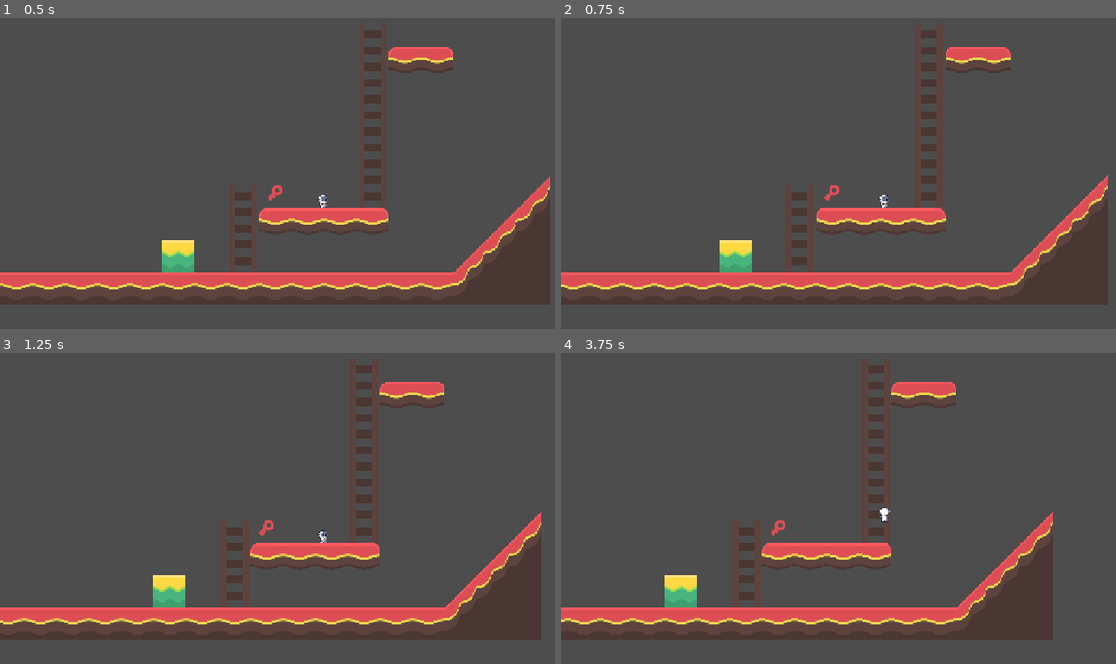
Above: before the commit, frames 1-4 (two rows, left to right).
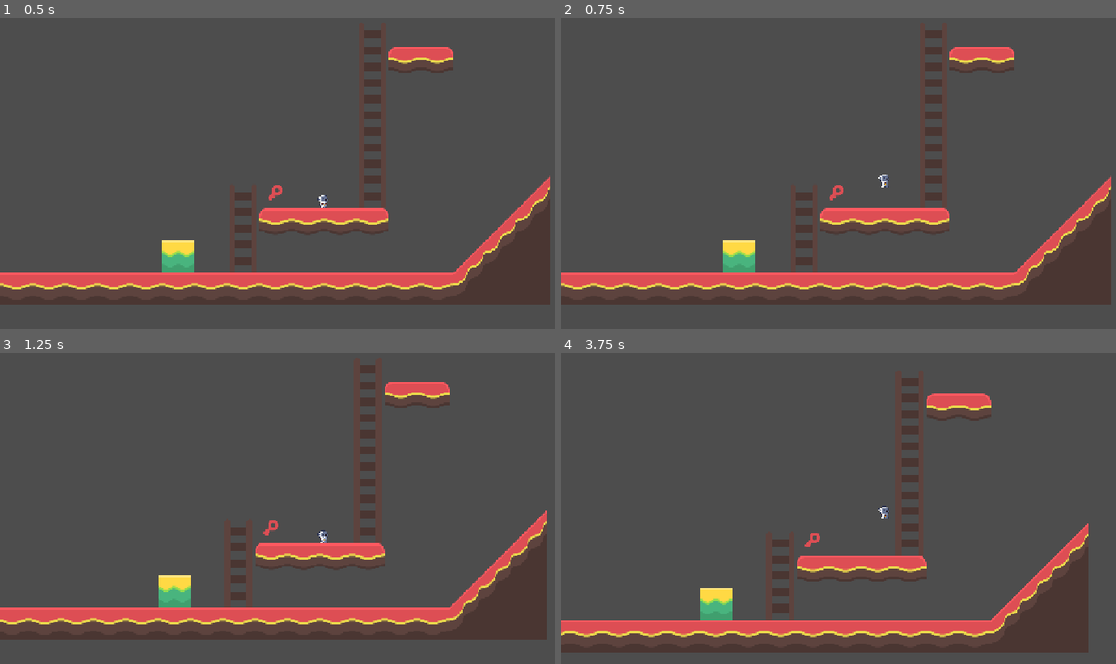
Above: after the commit, the same moments.

Repository: Fantasiel/GameJam25
Game: Godot game, scene res://scenes/levels/test.tscn
Same seed, same stepped clock (60 frames per second), same inputs: the game is played once before the commit and once after it.
Inputs:
- Up to frame 1 (0.5 s): no input
- Up to frame 2 (0.75 s): hold Right (move_right) from 0.53 s (still down); tap Ctrl (replay) at 0.6 s
- Up to frame 3 (1.25 s): keep holding Right (move_right); tap Space (jump) at 0.77 s
- Up to frame 4 (3.75 s): tap Delete (die) at 1.35 s; tap Space (jump) at 1.52, 3.02 s; tap Ctrl (replay) at 1.55, 2.3, 2.85, 3.6 s; release Right (move_right) at 2.03 s; hold Left (move_left) 2.03-2.78 s; tap F (interact) at 2.1 s; tap Enter at 2.75 s; hold Right (move_right) from 2.78 s (still down)

Frame 1 is identical in both runs. In frame 2, 2.6% of the frame differs, in the area x 0-100%, y 9-93%; in frame 3, 2.8%; in frame 4, 20%, in the area x 0-96%, y 3-97%.

Commit message:
reset cat position on replay

Diff:
--- a/scenes/cat/cat.gd
+++ b/scenes/cat/cat.gd
@@ -15,6 +15,8 @@
 var recording_data = {} # holds the recording data, which action is pressed or released
 var recording_counter = 0 # counter for both recording and replay
 var replay_pressed = {} # remembers which action is pressed during replay
+var replay_start_position = Vector2.ZERO
+var replay_end_position = Vector2.ZERO
 
 var actions_to_record = ["move_left", "move_right", "move_up", "move_down", "jump"]
 
@@ -31,7 +33,13 @@
 		replay_pressed = {}
 		if do_record:
 			recording_data = {}
-	# TODO: reset cat position
+			position = replay_end_position
+			replay_start_position = replay_end_position
+		else:
+			position = replay_start_position
+
+	if do_record:
+		replay_end_position = position
 
 	# always count up
 	recording_counter += 1
